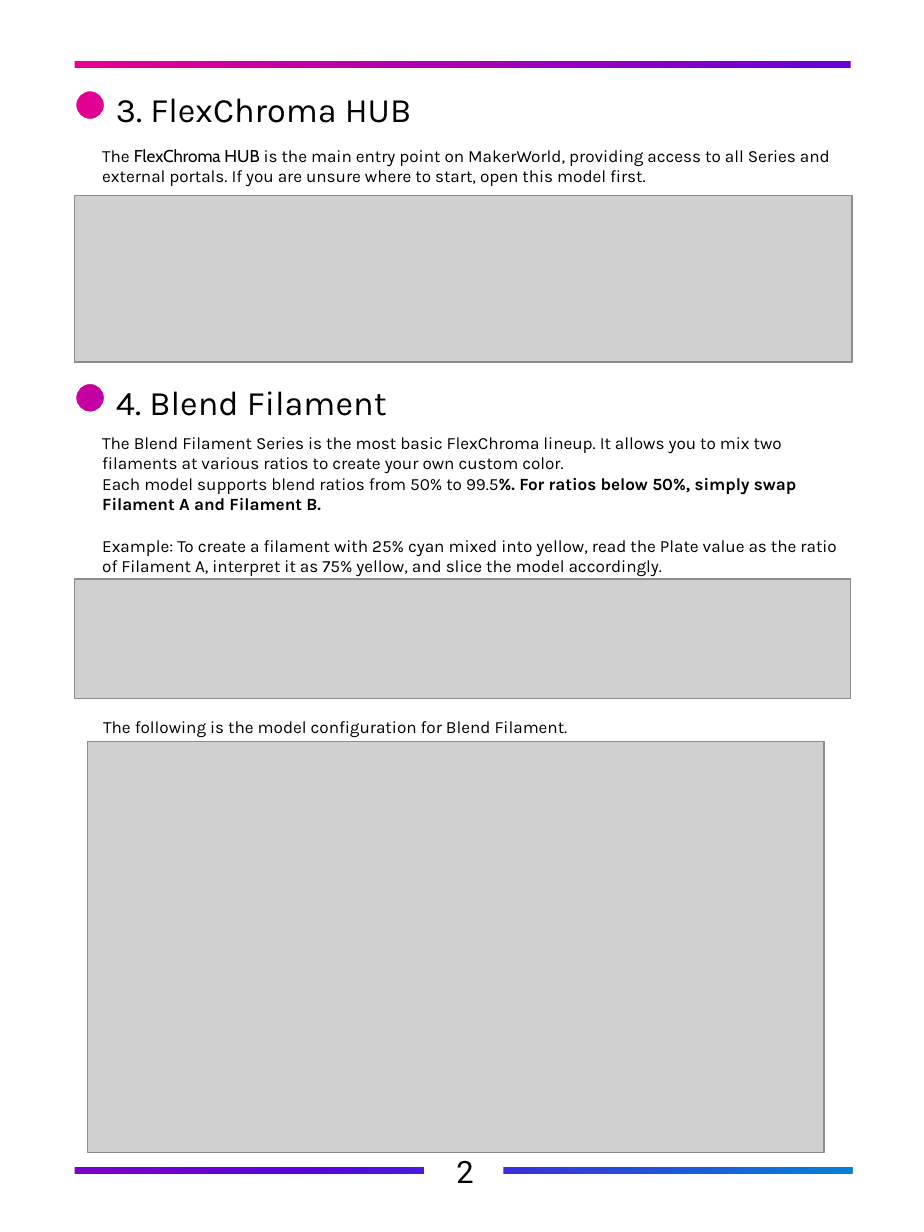
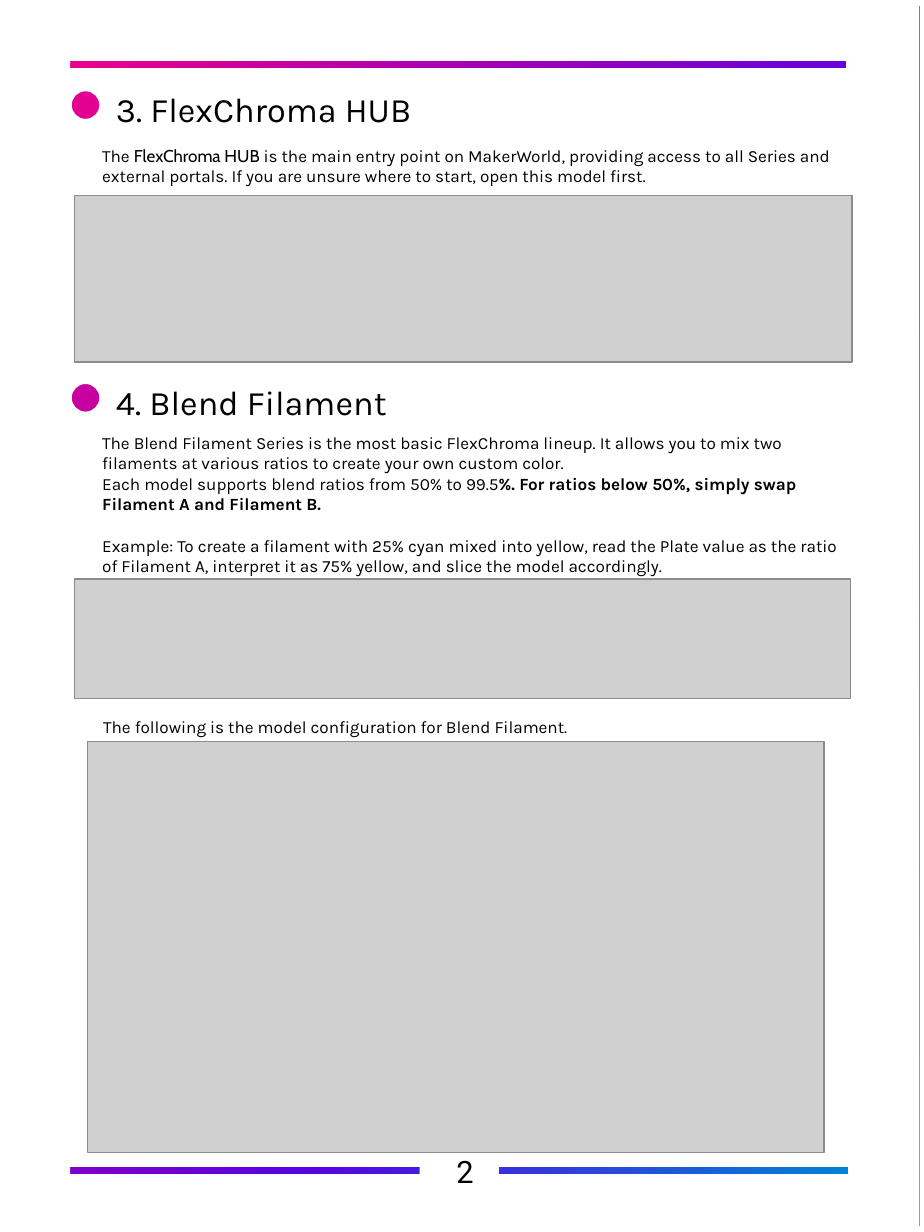
Before and after one commit to FlexChromaHQ/FlexChroma, a slide deck: slide 6 of Documents/Original/FlexChroma_Tour_Guide_EN.pptx. Drawn at 924x1232 pixels with LibreOffice and Linux fonts; fonts in the diff are those of the drawing; grey boxes stand for pictures. Boxes give left, top, right and bottom in pixels: in the first picture for what was removed or moved away, otherwise in the second. Text is boxed around its words. In the diff, an @@ line names an element or a change of style, - is before the commit and + after.

```diff
--- a/Documents/Original/FlexChroma_Tour_Guide_EN.pptx
+++ b/Documents/Original/FlexChroma_Tour_Guide_EN.pptx
@@ freeform shape: place and size @@
-freeform shape at [0,0,924,1232]
+freeform shape at [0,0,919,1232]
@@ rectangle: place and size @@
-rectangle at [0,0,924,1232]
+rectangle at [5,6,920,1226]
```
Also in this commit, not shown: 2 other slides changed, 2 other files.
